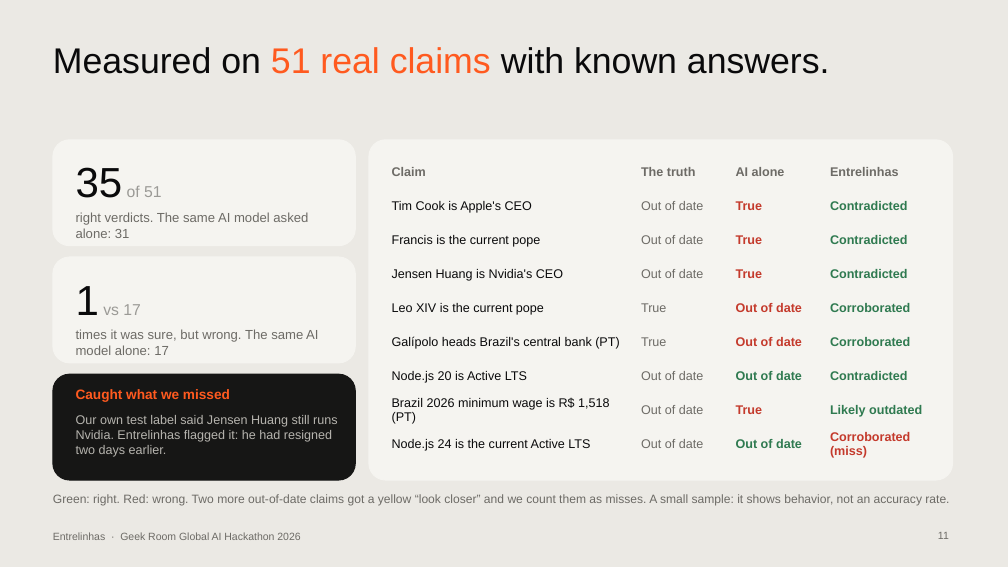
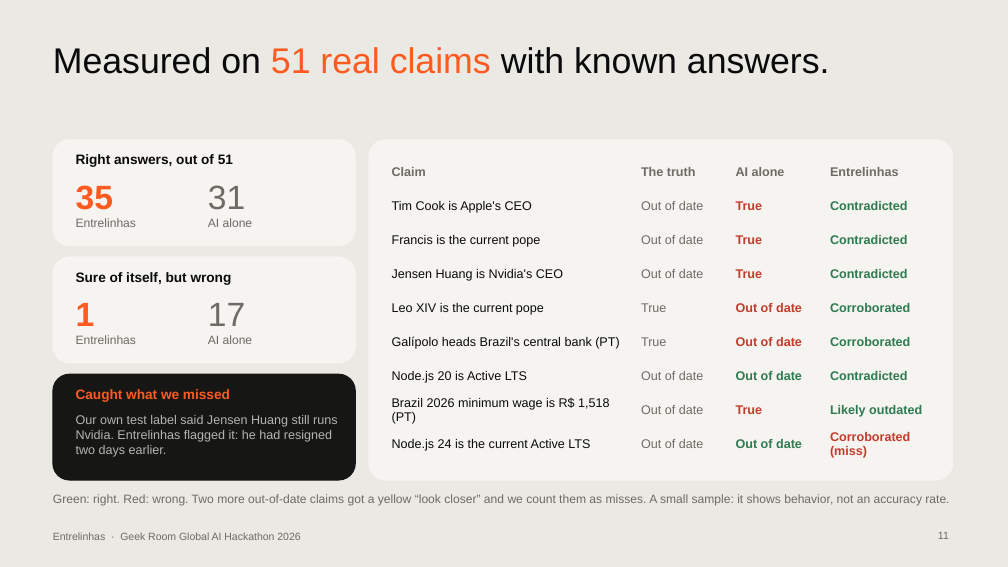
Before and after one commit to contatoalicecandido-lab/entrelinhas, a slide deck: slide 11 of submission/Entrelinhas_Pitch_Deck.pptx. Drawn at 1008x567 pixels with LibreOffice and Linux fonts; fonts in the diff are those of the drawing. Boxes give left, top, right and bottom in pixels: in the first picture for what was removed or moved away, otherwise in the second. Text is boxed around its words. In the diff, an @@ line names an element or a change of style, - is before the commit and + after.

```diff
--- a/submission/Entrelinhas_Pitch_Deck.pptx
+++ b/submission/Entrelinhas_Pitch_Deck.pptx
@@ text at [76, 154, 233, 167]: text changed; size 15 to 13 pt; text colour #9B9A96 to #0A0A0B; bold on @@
-35 of 51
+Right answers, out of 51
@@ text "Right answers, out of 51" at [76, 154, 233, 167]: vertical alignment bottom to top @@
@@ text added at [76, 185, 113, 210], 32 pt, text #FF5A1F, bold @@
+35
@@ text added at [208, 185, 245, 210], 32 pt, text #6D6B66 @@
+31
@@ text removed at [76, 212, 308, 238] @@
-right verdicts. The same AI model asked alone: 31
@@ text added at [76, 218, 136, 227], 11.5 pt, text #6D6B66 @@
+Entrelinhas
@@ text added at [208, 218, 253, 227], 11.5 pt, text #6D6B66 @@
+AI alone
@@ text added at [76, 272, 232, 285], 13 pt, text #0A0A0B, bold @@
+Sure of itself, but wrong
@@ text "17" at [208, 303, 245, 326]: vertical alignment bottom to top @@
@@ text removed at [76, 329, 318, 355] @@
-times it was sure, but wrong. The same AI model alone: 17
@@ text added at [76, 303, 95, 326], 32 pt, text #FF5A1F, bold @@
+1
@@ text at [208, 303, 245, 326]: text changed; size 15 to 32 pt; text colour #9B9A96 to #6D6B66 @@
-1 vs 17
+17
@@ text added at [76, 335, 136, 344], 11.5 pt, text #6D6B66 @@
+Entrelinhas
@@ text added at [208, 335, 253, 344], 11.5 pt, text #6D6B66 @@
+AI alone
```
Also in this commit, not shown: 4 other slides changed.
